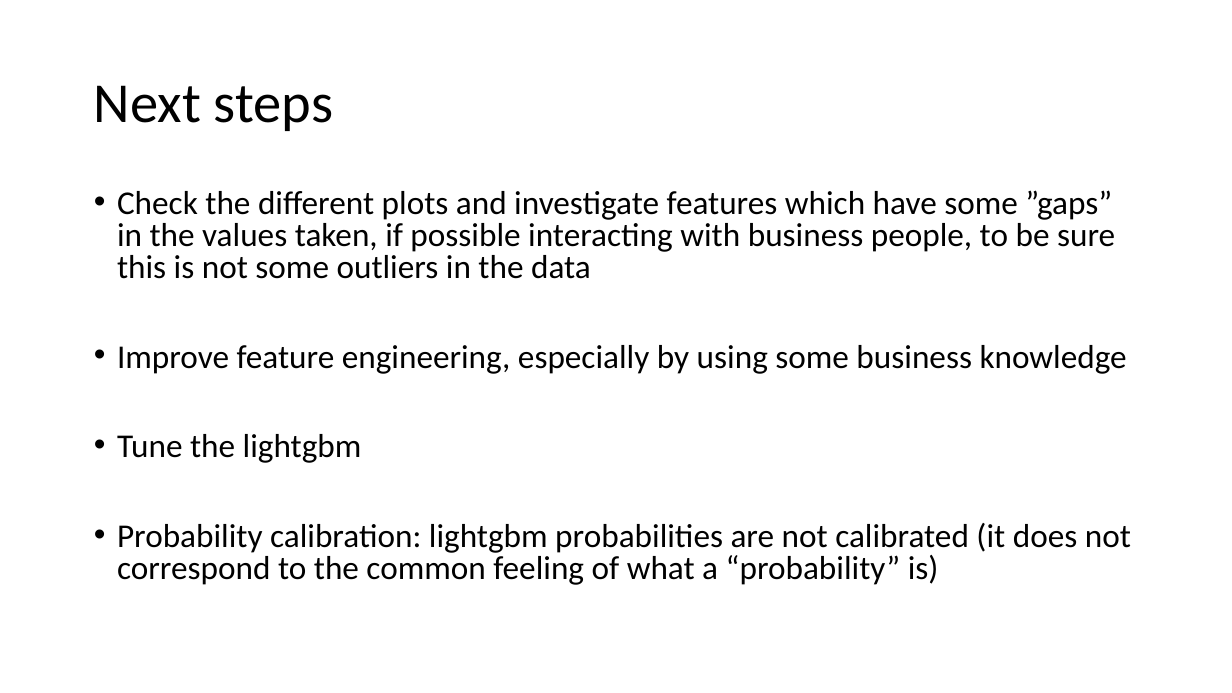
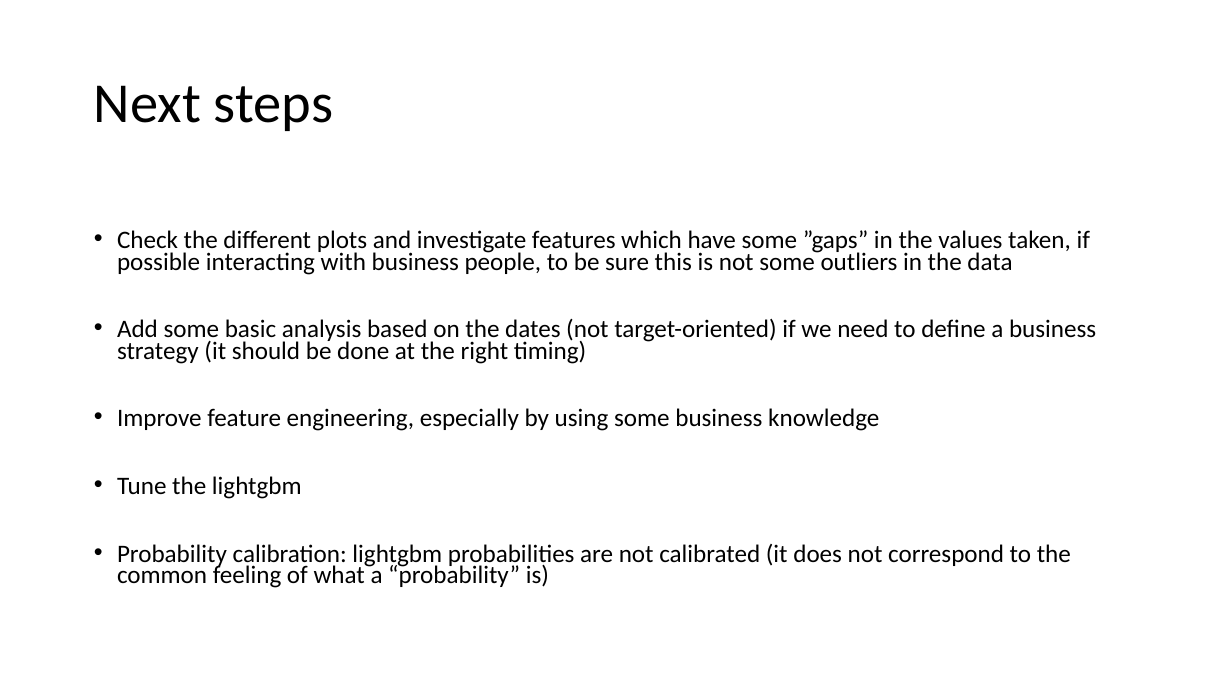
Before and after one commit to theochavannes/home-insurance, a slide deck: slide 14 of Home Insurance dataset case study.pptx. Drawn at 1232x693 pixels with LibreOffice and Linux fonts; fonts in the diff are those of the drawing. Boxes give left, top, right and bottom in pixels: in the first picture for what was removed or moved away, otherwise in the second. Text is boxed around its words. In the diff, an @@ line names an element or a change of style, - is before the commit and + after.

Commit message:
update ppt & readme

```diff
--- a/Home Insurance dataset case study.pptx
+++ b/Home Insurance dataset case study.pptx
@@ text at [117,230,1090,588]: size 25.9 to 19.6 pt in "Check the different plots and investigate features ...", "Improve feature engineering, especially by using some ...", "Tune the lightgbm", "Probability calibration: lightgbm probabilities are not cali ..."; line spacing 0.8 to 0.7 @@
@@ text at [117,319,1096,364]: paragraph added @@
+• Add some basic analysis based on the dates (not target-oriented) if we need to define a business strategy (it should be done at the right timing)
```
Also in this commit, not shown: 1 other file.
